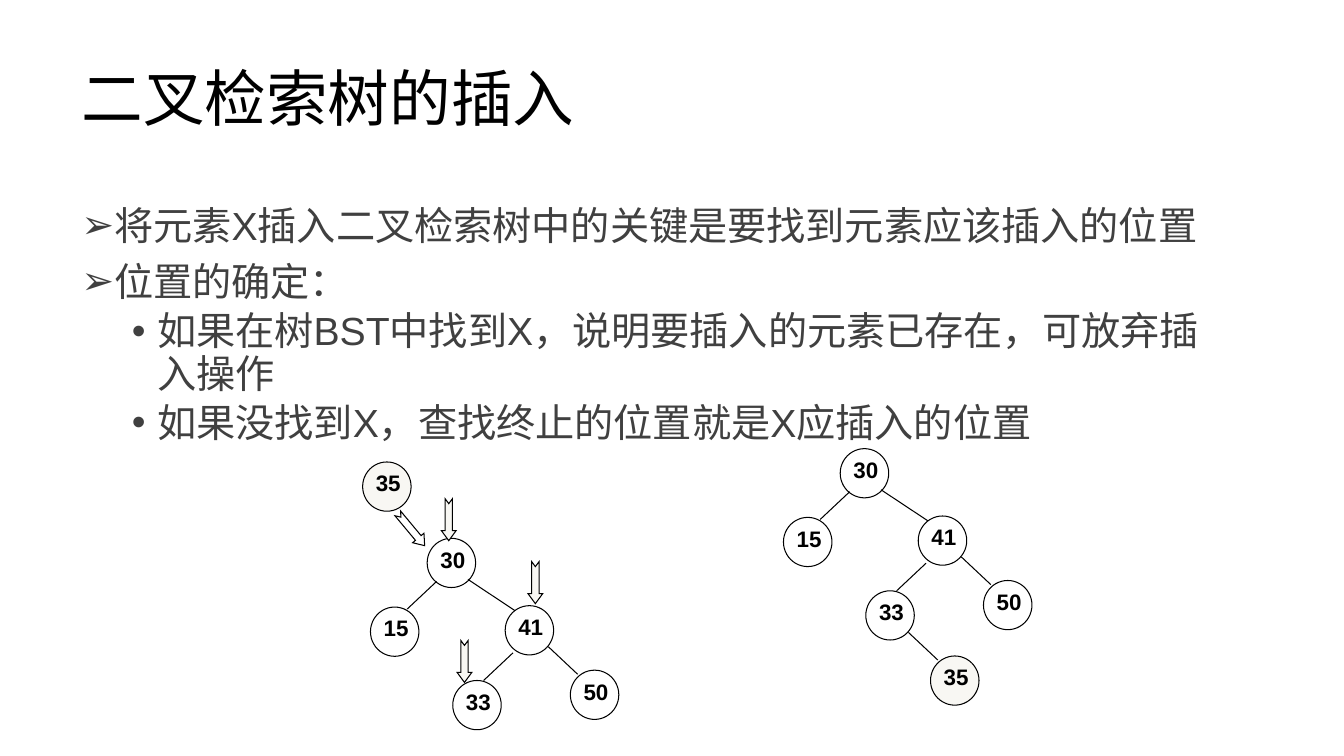
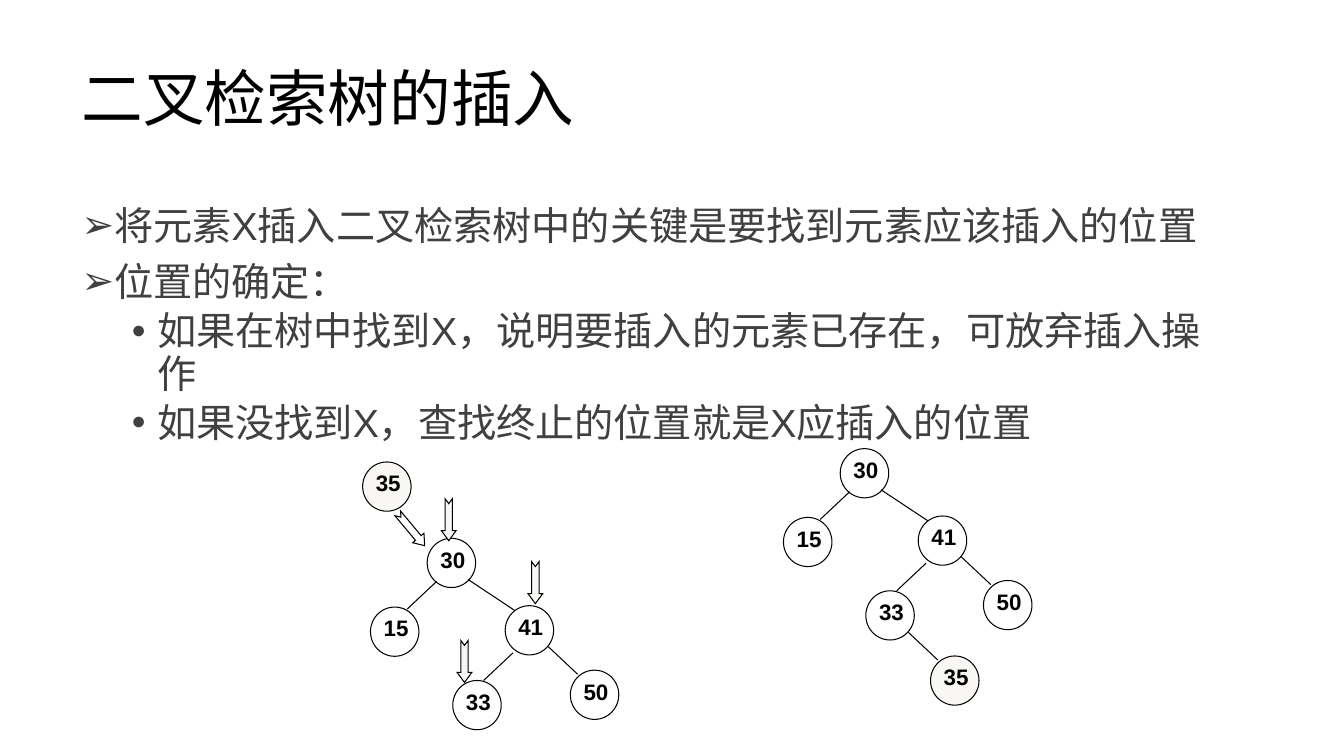
Before and after one commit to lezhang-thu/c-programming, a slide deck: slide 10 of 数据结构+算法/2022秋季-计算机基础与程序设计-数据结构-算法.pptx. Drawn at 1344x756 pixels with LibreOffice and Linux fonts; fonts in the diff are those of the drawing. Boxes give left, top, right and bottom in pixels: in the first picture for what was removed or moved away, otherwise in the second. Text is boxed around its words. In the diff, an @@ line names an element or a change of style, - is before the commit and + after.

```diff
--- a/数据结构+算法/2022秋季-计算机基础与程序设计-数据结构-算法.pptx
+++ b/数据结构+算法/2022秋季-计算机基础与程序设计-数据结构-算法.pptx
@@ text at <box>157,312,1201,391</box>: text changed @@
-  • 如果在树BST中找到X，说明要插入的元素已存在，可放弃插入操作
+  • 如果在树中找到X，说明要插入的元素已存在，可放弃插入操作
```
Also in this commit, not shown: 2 other slides changed.
